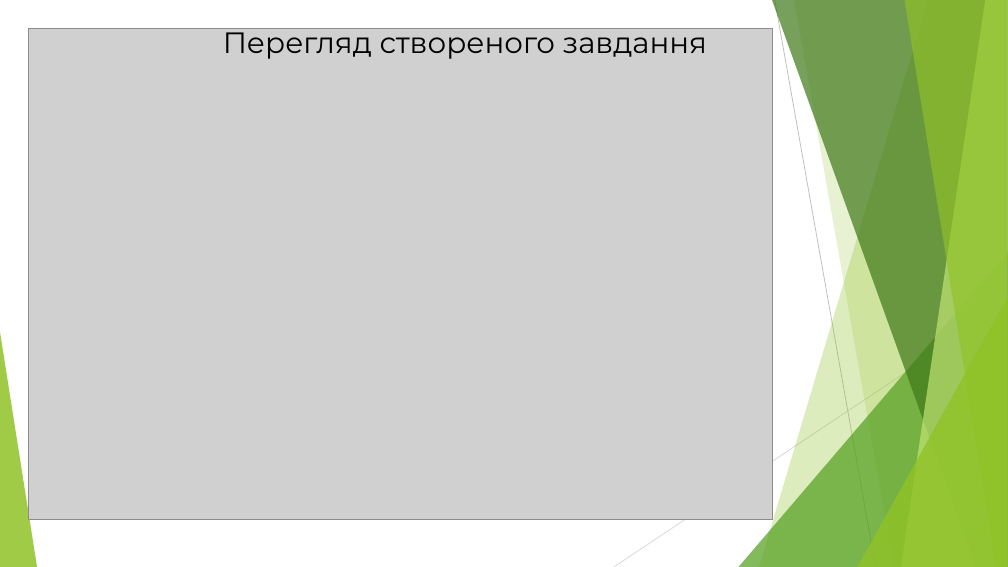
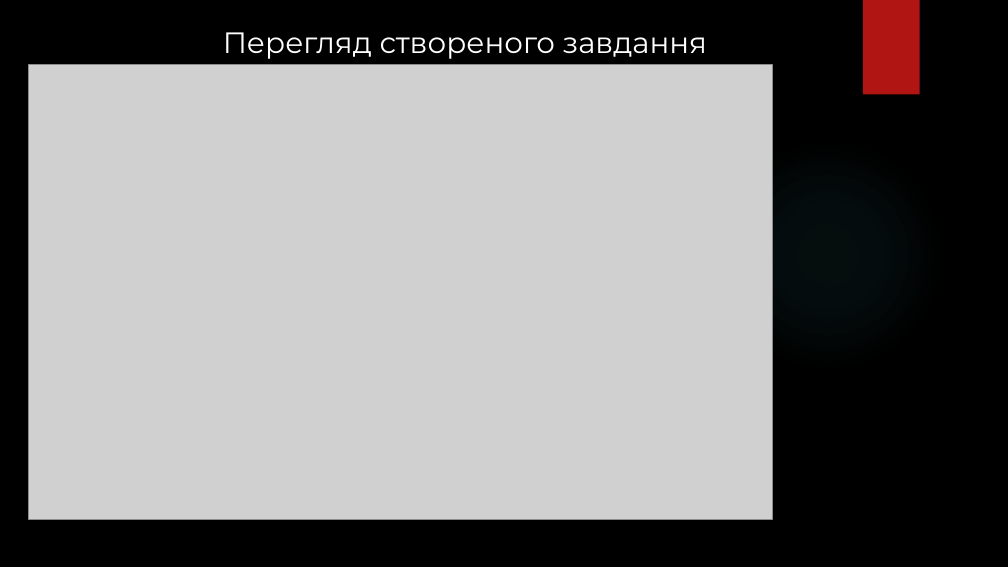
Before and after one commit to PavlezT/Reckon, a slide deck: slide 14 of documents/Предзахист_ПавленкоВ.М.pptx (slide 12 before the commit). Drawn at 1008x567 pixels with LibreOffice and Linux fonts; fonts in the diff are those of the drawing; grey boxes stand for pictures; background and template pictures are left out. Boxes give left, top, right and bottom in pixels: in the first picture for what was removed or moved away, otherwise in the second. Text is boxed around its words. In the diff, an @@ line names an element or a change of style, - is before the commit and + after.

```diff
--- a/documents/Предзахист_ПавленкоВ.М.pptx
+++ b/documents/Предзахист_ПавленкоВ.М.pptx
@@ background #FFFFFF to picture (left out) @@
@@ text "Перегляд створеного завдання" at (223,32,707,59): text colour #000000 to #FFFFFF @@
@@ rectangle added at (863,0,920,95), fill #B01513 @@
@@ picture: place and size @@
-picture at (29,28,773,520)
+picture at (29,64,773,520)
@@ ellipse added at (712,138,944,371), fill gradient #50B9C1 @@
@@ group removed at (0,0,1008,567): 5 freeform shapes, 3 triangles, 2 lines @@
```
Also in this commit, not shown: 14 other slides changed, 2 slides added, 19 other files.
